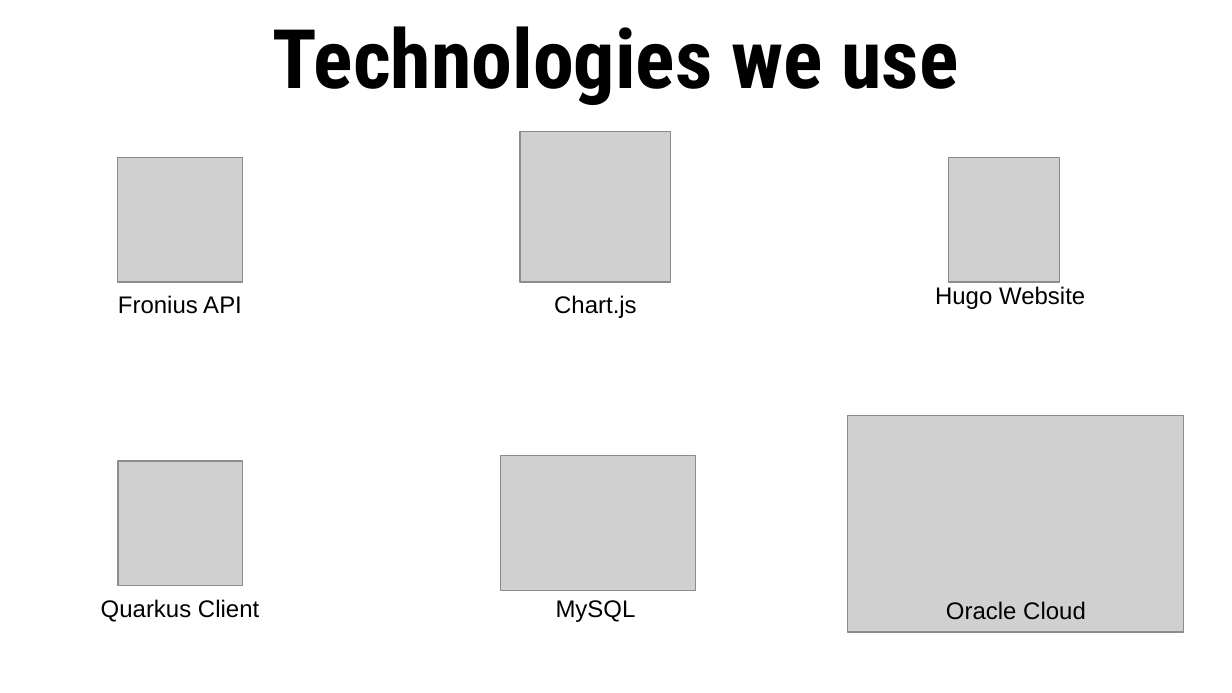
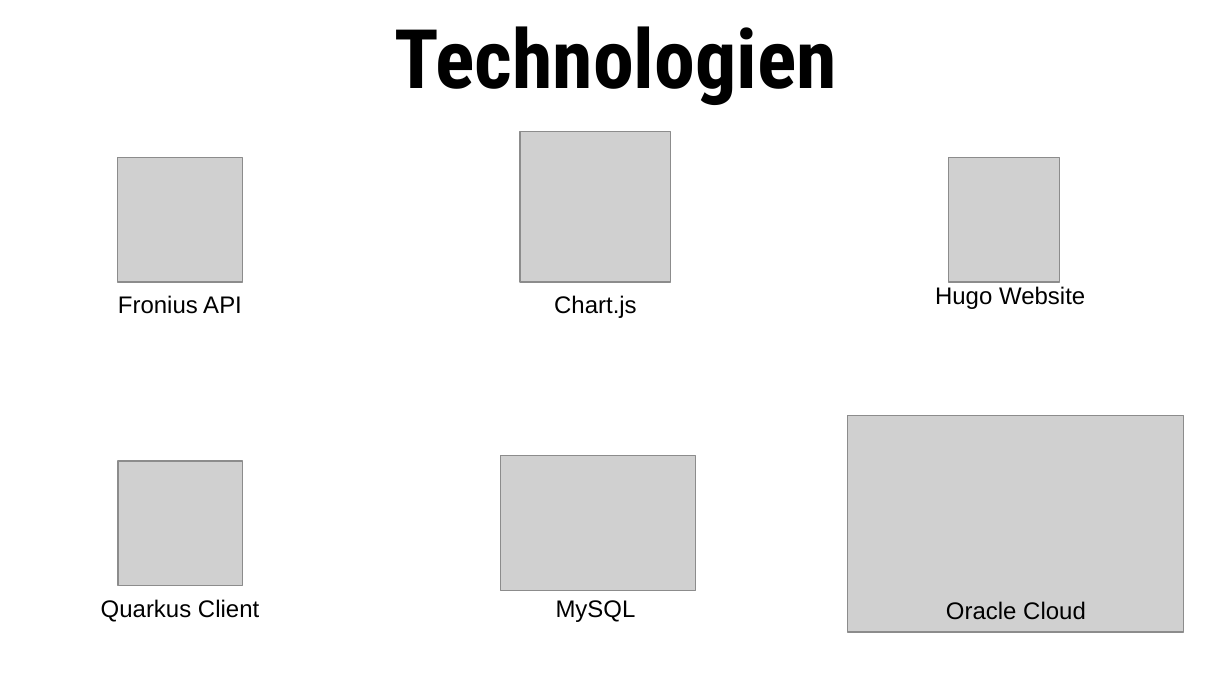
Before and after one commit to Team-Pv-Visualizer/PV-Visualizer, a slide deck: slide 11 of Documents/PVV_Project_Award.pptx. Drawn at 1232x693 pixels with LibreOffice and Linux fonts; fonts in the diff are those of the drawing; grey boxes stand for pictures. Boxes give left, top, right and bottom in pixels: in the first picture for what was removed or moved away, otherwise in the second. Text is boxed around its words. In the diff, an @@ line names an element or a change of style, - is before the commit and + after.

```diff
--- a/Documents/PVV_Project_Award.pptx
+++ b/Documents/PVV_Project_Award.pptx
@@ title at bbox=[394, 26, 837, 105]: text changed @@
-Technologies we use
+Technologien
```
Also in this commit, not shown: 2 other slides changed, 2 slides added, 5 other files.
